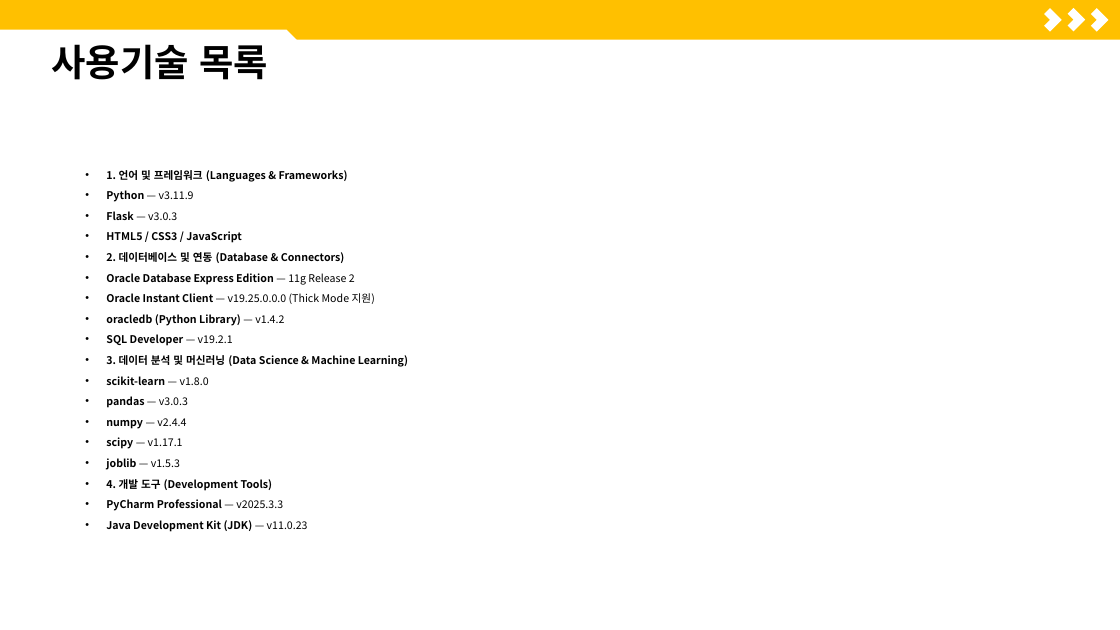
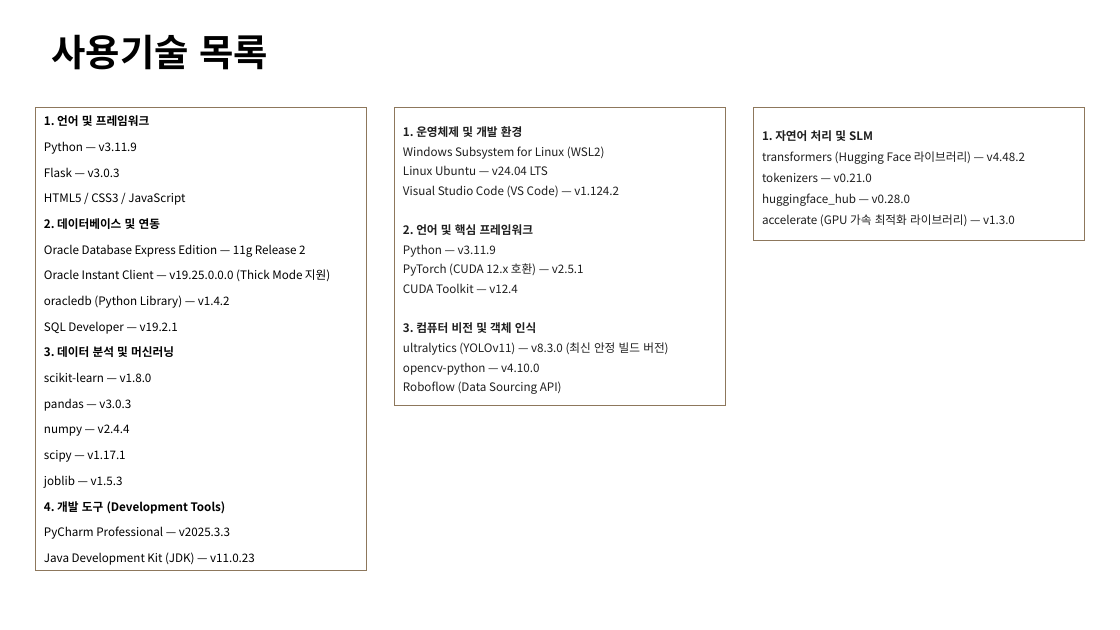
Before and after one commit to ShinHyerin/Hotel-Service-Optimization-AI, a slide deck: slide 6 of presentation/포트폴리오_신혜린.pptx. Drawn at 1120x630 pixels with LibreOffice and Linux fonts; fonts in the diff are those of the drawing. Boxes give left, top, right and bottom in pixels: in the first picture for what was removed or moved away, otherwise in the second. Text is boxed around its words. In the diff, an @@ line names an element or a change of style, - is before the commit and + after.

Commit message:
Design: Refine PPT slides for sections 01 to 06
- Update Project Intent, Development Goals, and Tech Stack slides

- Refine Development Schedule and Requirements Specification

- Enhance UI Design Specification (Screen Layouts) visuals and details

- Improve overall slide typography and visual consistency

```diff
--- a/presentation/포트폴리오_신혜린.pptx
+++ b/presentation/포트폴리오_신혜린.pptx
@@ text "사용기술 목록": place and size @@
-text "사용기술 목록" at (52, 44, 268, 80)
+text "사용기술 목록" at (52, 34, 268, 70)
@@ rectangle removed at (0, 0, 1120, 39) @@
@@ snip rect removed at (0, 29, 297, 96) @@
@@ corner removed at (1038, 8, 1062, 32) @@
@@ corner removed at (1062, 8, 1086, 32) @@
@@ corner removed at (1085, 8, 1109, 32) @@
@@ text "1. 언어 및 프레임워크": place and size @@
-text "1. 언어 및 프레임워크" at (106, 170, 408, 532)
+text "1. 언어 및 프레임워크" at (35, 108, 366, 571)
@@ text "1. 언어 및 프레임워크" at (35, 108, 366, 571): vertical alignment top to middle; outline none to #8D775C 0.75 pt @@
@@ text at (44, 115, 150, 126): text changed; size 9.1 to 10 pt @@
-• 1. 언어 및 프레임워크 (Languages & Frameworks)
+1. 언어 및 프레임워크
@@ rectangle added at (395, 108, 726, 405), outline #8D775C 0.75 pt, 10 pt, text #1F1F1F @@
+1. 운영체제 및 개발 환경
+Windows Subsystem for Linux (WSL2)
+Linux Ubuntu — v24.04 LTS
+Visual Studio Code (VS Code) — v1.124.2
+2. 언어 및 핵심 프레임워크
+Python — v3.11.9
+PyTorch (CUDA 12.x 호환) — v2.5.1
+CUDA Toolkit — v12.4
+3. 컴퓨터 비전 및 객체 인식
+ultralytics (YOLOv11) — v8.3.0 (최신 안정 빌드 버전)
+opencv-python — v4.10.0
+Roboflow (Data Sourcing API)
@@ rectangle added at (754, 108, 1085, 239), outline #8D775C 0.75 pt, 10 pt, text #1F1F1F @@
+1. 자연어 처리 및 SLM
+transformers (Hugging Face 라이브러리) — v4.48.2
+tokenizers — v0.21.0
+huggingface_hub — v0.28.0
+accelerate (GPU 가속 최적화 라이브러리) — v1.3.0
@@ text at (44, 141, 330, 565): size 9.1 to 10 pt; bold off in "Python", "Flask", "HTML5 / CSS3 / JavaScript", "Oracle Database Express Edition" and 10 more places; bullet • to none; line spacing 0.7 to 1 @@
@@ text at (44, 218, 160, 229): text changed; size 9.1 to 10 pt @@
-• 2. 데이터베이스 및 연동 (Database & Connectors)
+2. 데이터베이스 및 연동
@@ text at (44, 346, 174, 357): text changed; size 9.1 to 10 pt @@
-• 3. 데이터 분석 및 머신러닝 (Data Science & Machine Learning)
+3. 데이터 분석 및 머신러닝
```
Also in this commit, not shown: 9 other slides changed, 3 slides removed.
